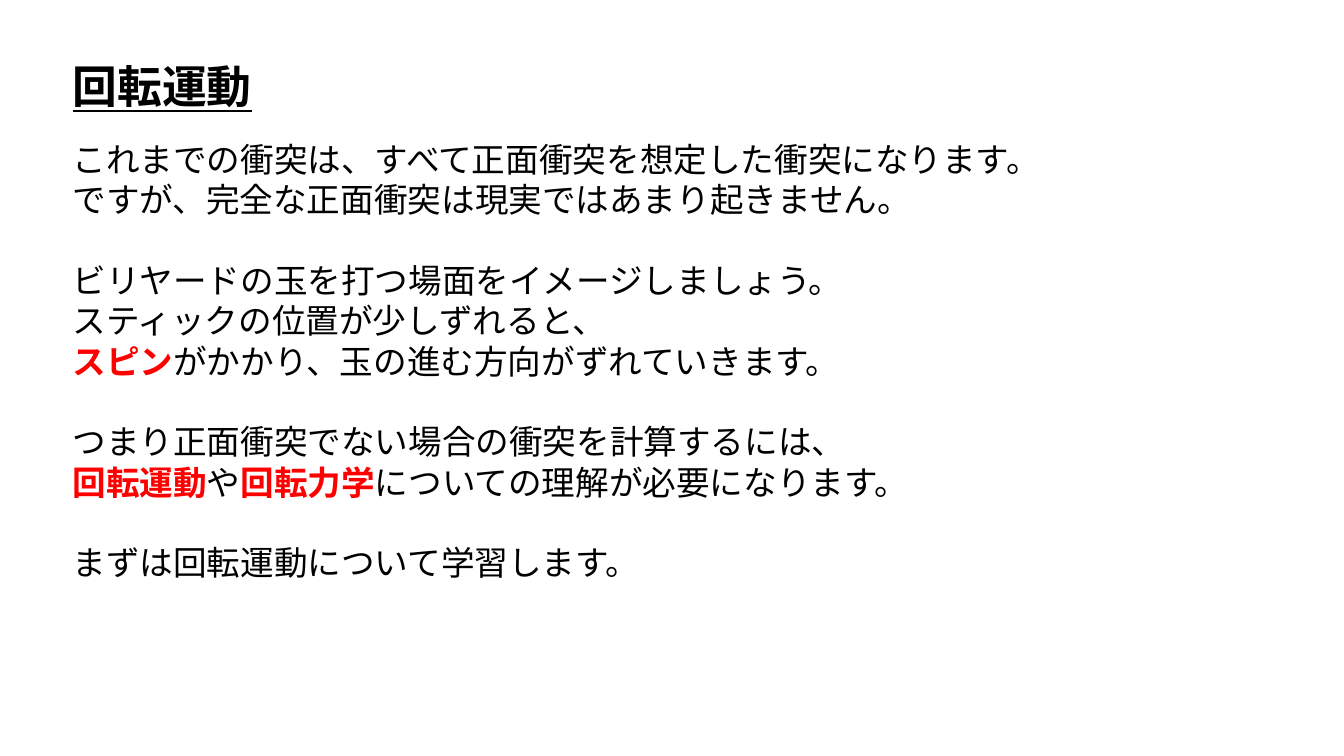
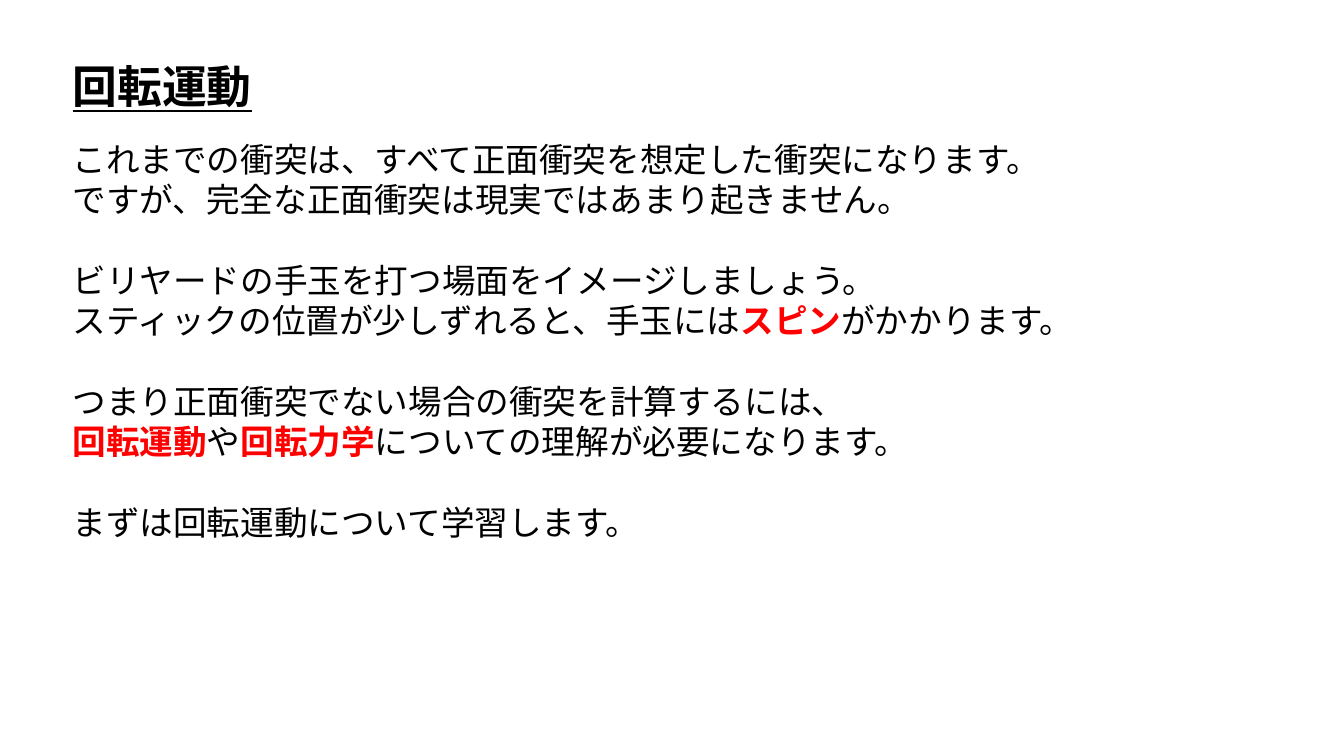
Before and after one commit to ArakiYusuke-Ohara/Textbook, a slide deck: slide 1 of ゲーム科2年/00_前期/ゲーム開発Ⅲ/ゲーム物理学/座学/27_回転運動.pptx. Drawn at 1344x756 pixels with LibreOffice and Linux fonts; fonts in the diff are those of the drawing. Boxes give left, top, right and bottom in pixels: in the first picture for what was removed or moved away, otherwise in the second. Text is boxed around its words. In the diff, an @@ line names an element or a change of style, - is before the commit and + after.

```diff
--- a/ゲーム科2年/00_前期/ゲーム開発Ⅲ/ゲーム物理学/座学/27_回転運動.pptx
+++ b/ゲーム科2年/00_前期/ゲーム開発Ⅲ/ゲーム物理学/座学/27_回転運動.pptx
@@ text at [73,264,1074,336]: text changed @@
-ビリヤードの玉を打つ場面をイメージしましょう。
-スティックの位置が少しずれると、
-スピンがかかり、玉の進む方向がずれていきます。
+ビリヤードの手玉を打つ場面をイメージしましょう。
+スティックの位置が少しずれると、手玉にはスピンがかかります。
```
Also in this commit, not shown: 21 other files.
